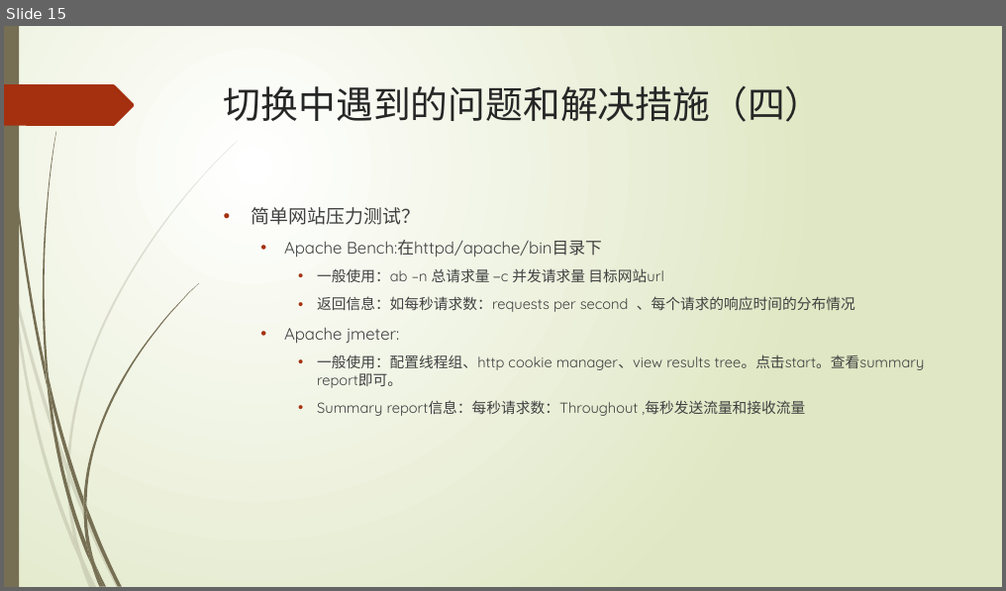
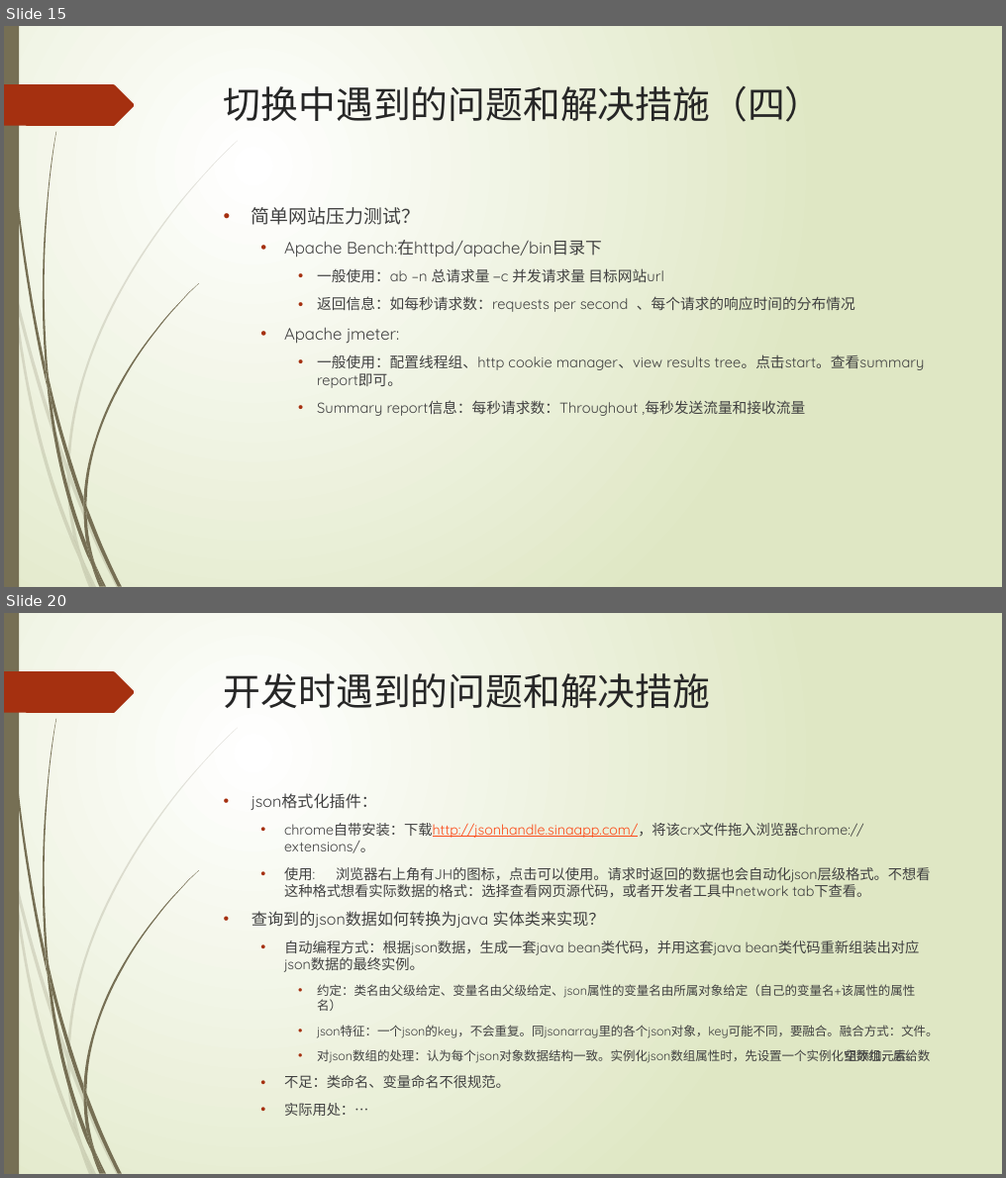
Before and after one commit to lspgithublxh/document, a slide deck: 业务习惯/入职三月以来工作总结.pptx. Shown one above the other, each under a label of ours: slide 15 before the commit, slides 15 and 20 after it; the slides between them are not shown. The pictures are 1006x591 and 1006x1178 pixels, drawn with LibreOffice and Linux fonts; fonts in the diff are those of the drawing. Boxes give left, top, right and bottom in pixels: in the first picture for what was removed or moved away, otherwise in the second. Text is boxed around its words. In the diff, an @@ line names an element or a change of style, - is before the commit and + after.

```diff
--- a/业务习惯/入职三月以来工作总结.pptx
+++ b/业务习惯/入职三月以来工作总结.pptx
@@ slide 20 added at (4, 613, 1002, 1174), background gradient #FFFFFF to #DFE8C4; not listed: 24 template elements that a slide beside it also shows @@
@@ title added at (224, 673, 710, 708), 36 pt, text #262626 @@
+开发时遇到的问题和解决措施
@@ text added at (252, 793, 939, 1088), 13.6 pt, text #404040 @@
+• json格式化插件：
+  • chrome自带安装：下载http://jsonhandle.sinaapp.com/，将该crx文件拖入浏览器chrome://extensions/。
+  • 使用: 浏览器右上角有JH的图标，点击可以使用。请求时返回的数据也会自动化json层级格式。不想看这种格式想看实际数据的格式：选择查看网页源代码，或者开发者工具中network tab下查看。
+• 查询到的json数据如何转换为java 实体类来实现？
+  • 自动编程方式：根据json数据，生成一套java bean类代码，并用这套java bean类代码重新组装出对应json数据的最终实例。
+    • 约定：类名由父级给定、变量名由父级给定、json属性的变量名由所属对象给定（自己的变量名+该属性的属性名）
+    • json特征：一个json的key，不会重复。同jsonarray里的各个json对象，key可能不同，要融合。融合方式：文件。
+    • 对json数组的处理：认为每个json对象数据结构一致。实例化json数组属性时，先设置一个实例化空数组，后给数 组添加元素。
+  • 不足：类命名、变量命名不很规范。
+  • 实际用处：…
```
Also in this commit, not shown: 1 slide changed, 4 other slides added.
